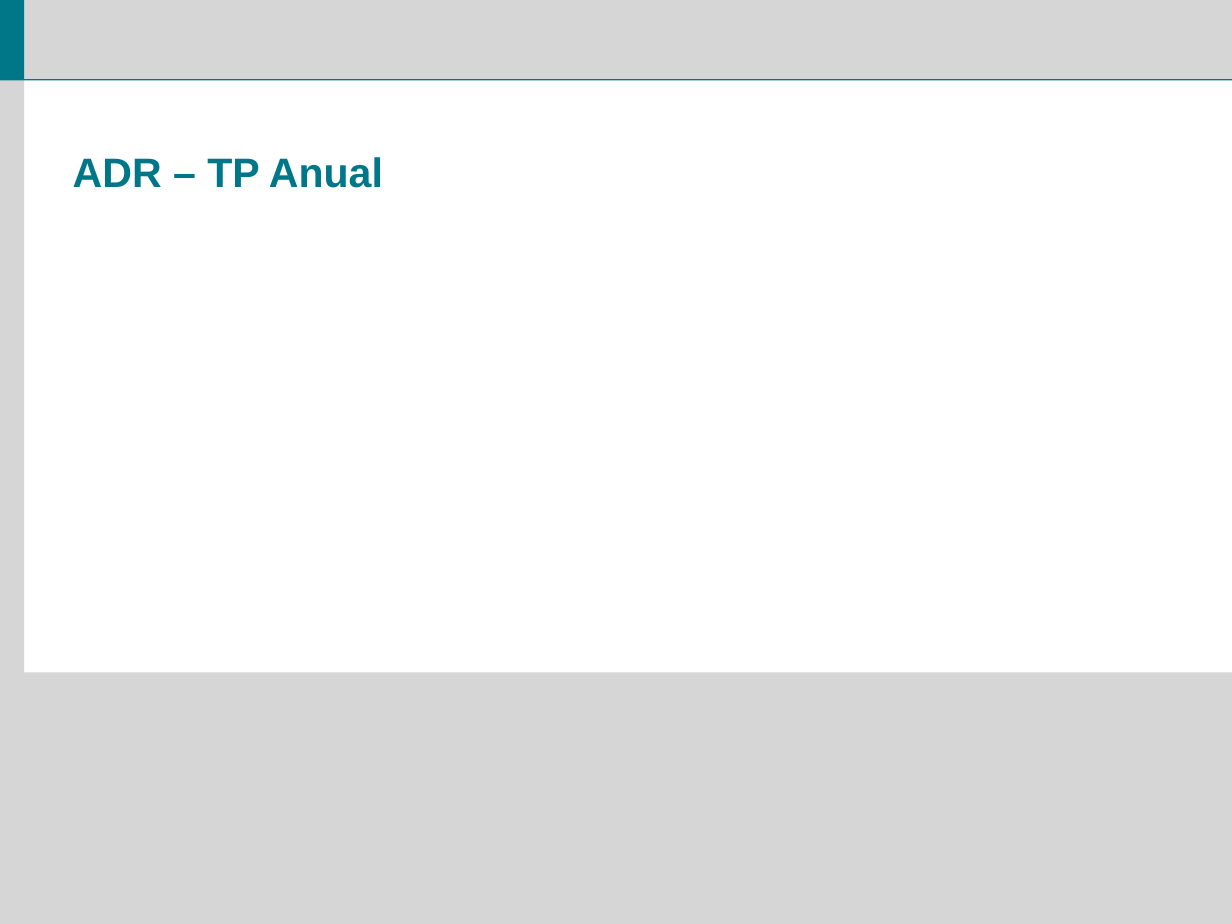
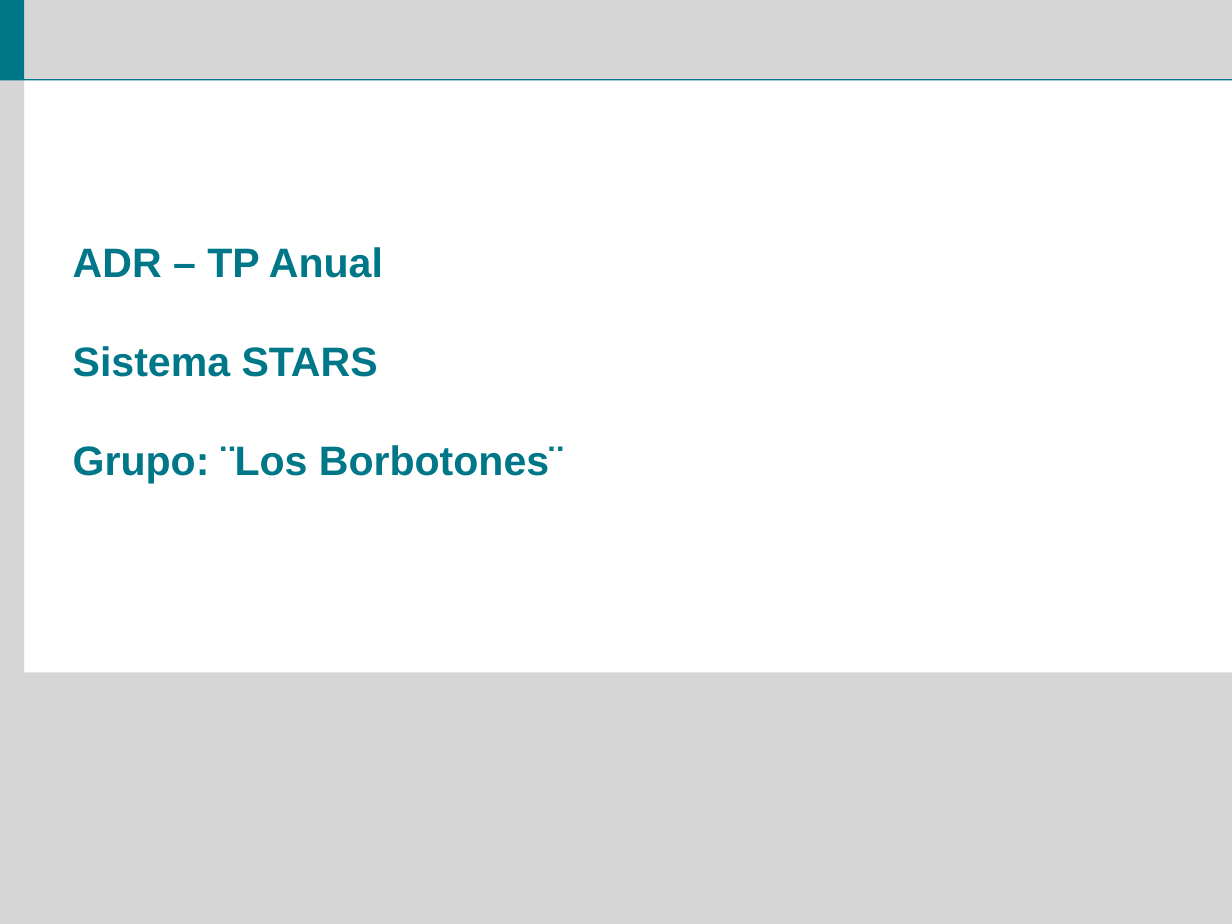
Before and after one commit to veritoreinoso/adr-2010, a slide deck: slide 1 of Presentacion.pptx. Drawn at 1232x924 pixels with LibreOffice and Linux fonts; fonts in the diff are those of the drawing. Boxes give left, top, right and bottom in pixels: in the first picture for what was removed or moved away, otherwise in the second. Text is boxed around its words. In the diff, an @@ line names an element or a change of style, - is before the commit and + after.

```diff
--- a/Presentacion.pptx
+++ b/Presentacion.pptx
@@ text at (73,346,563,483): paragraphs added @@
+Sistema STARS
+Grupo: ¨Los Borbotones¨
```
Also in this commit, not shown: 31 other slides changed, 1 slide added, 1 slide removed.
